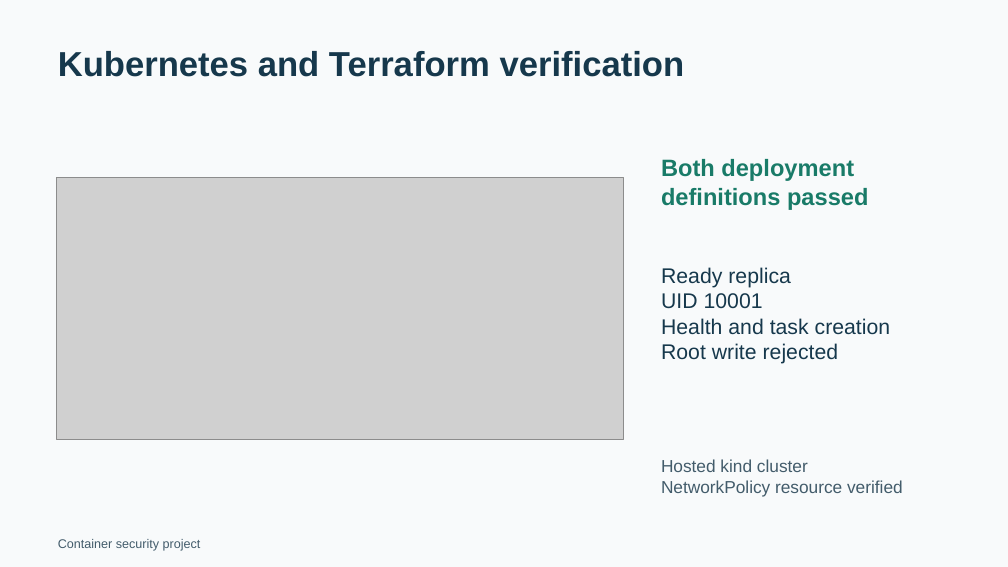
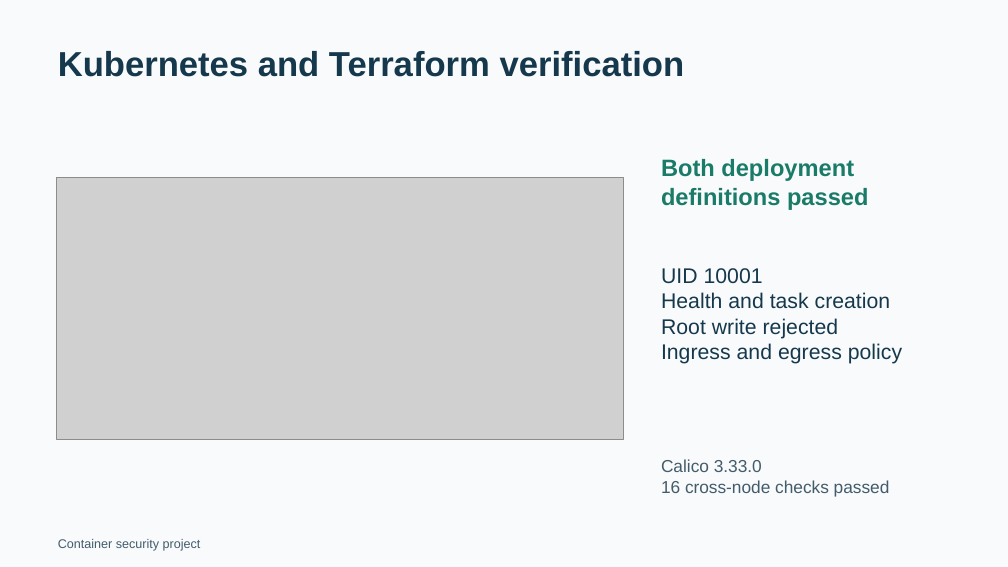
Before and after one commit to SandeshGehani/cloudsec-container-security, a slide deck: slide 10 of submission/Cloud_Security_Presentation.pptx. Drawn at 1008x567 pixels with LibreOffice and Linux fonts; fonts in the diff are those of the drawing; grey boxes stand for pictures. Boxes give left, top, right and bottom in pixels: in the first picture for what was removed or moved away, otherwise in the second. Text is boxed around its words. In the diff, an @@ line names an element or a change of style, - is before the commit and + after.

Commit message:
Document verified network controls and prepare Windows setup

```diff
--- a/submission/Cloud_Security_Presentation.pptx
+++ b/submission/Cloud_Security_Presentation.pptx
@@ text at <box>661,267,791,288</box>: paragraph removed @@
-Ready replica
@@ text at <box>661,343,902,364</box>: paragraph added @@
+Ingress and egress policy
@@ text at <box>661,459,890,496</box>: text changed @@
-Hosted kind cluster
-NetworkPolicy resource verified
+Calico 3.33.0
+16 cross-node checks passed
```
Also in this commit, not shown: 9 other files.
